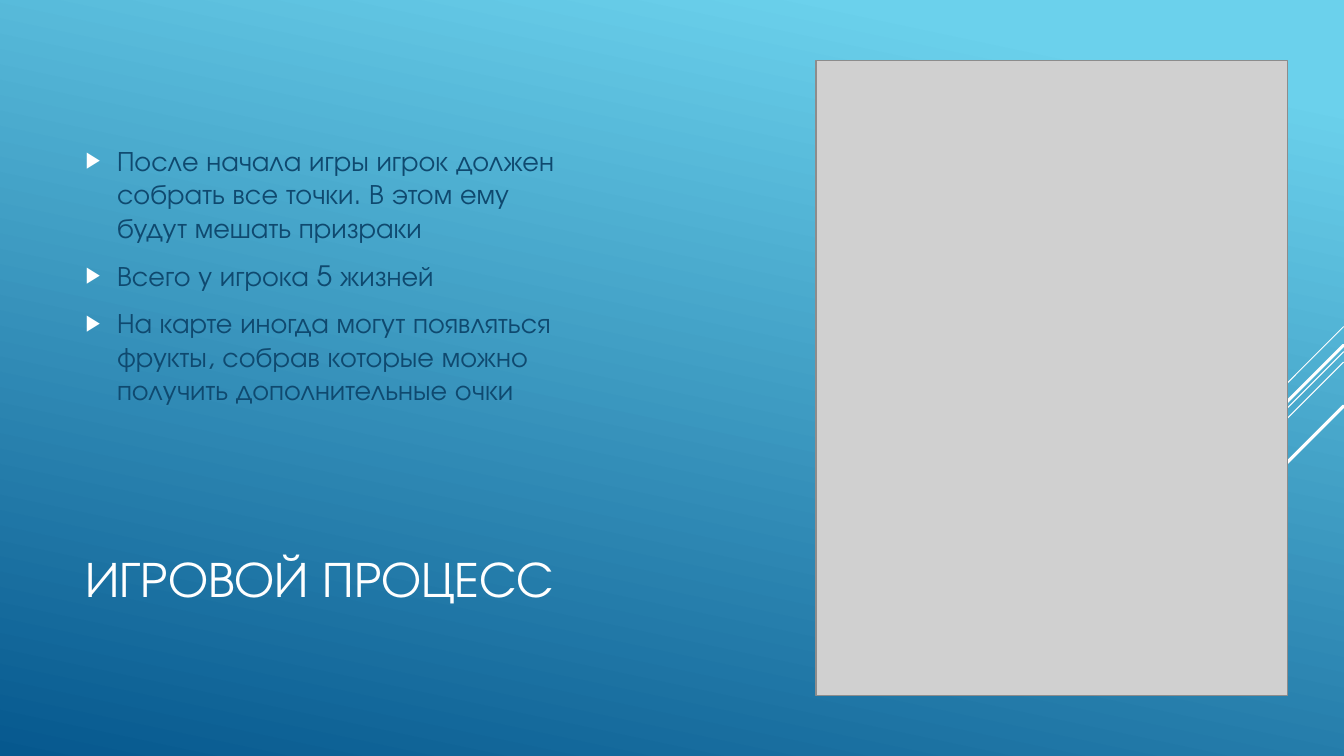
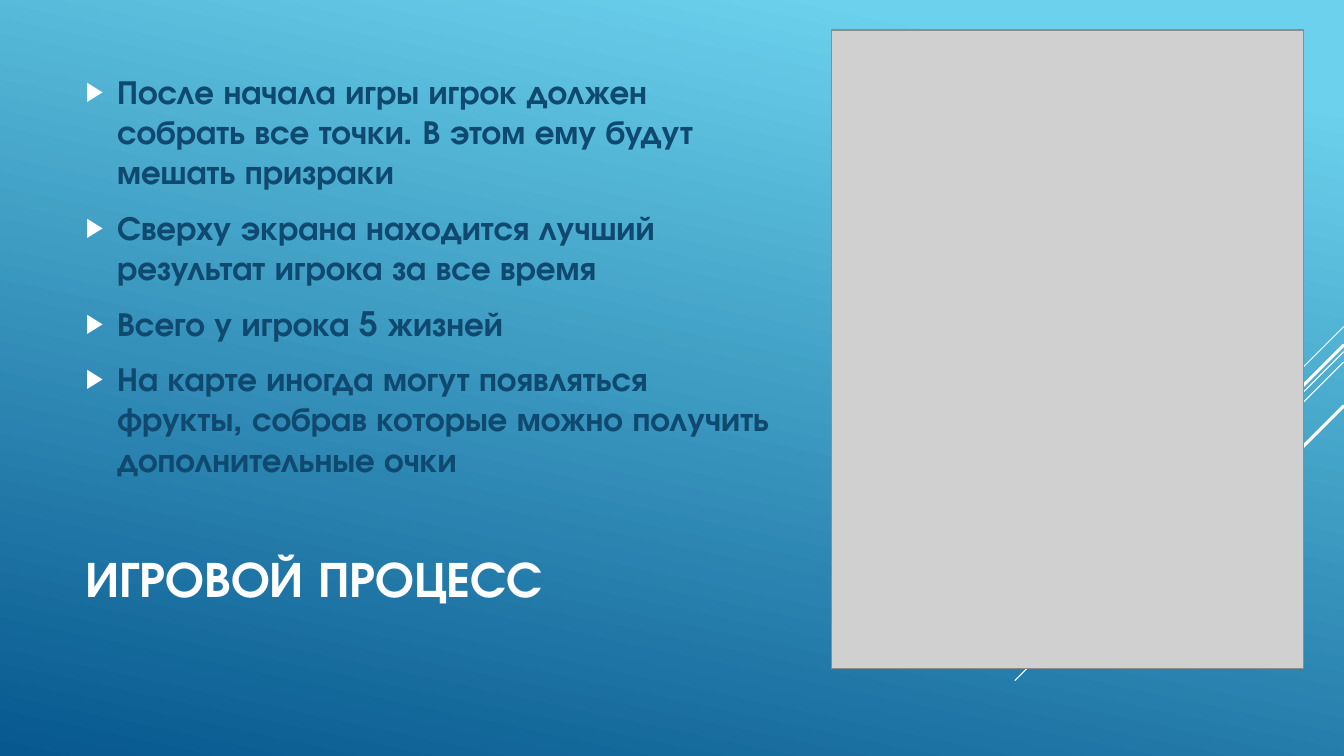
Before and after one commit to ivan-ryaz/PackMan2, a slide deck: slide 4 of Защита/Презентация.pptx. Drawn at 1344x756 pixels with LibreOffice and Linux fonts; fonts in the diff are those of the drawing; grey boxes stand for pictures. Boxes give left, top, right and bottom in pixels: in the first picture for what was removed or moved away, otherwise in the second. Text is boxed around its words. In the diff, an @@ line names an element or a change of style, - is before the commit and + after.

```diff
--- a/Защита/Презентация.pptx
+++ b/Защита/Презентация.pptx
@@ picture: place and size @@
-picture at (817,60,1289,695)
+picture at (832,30,1305,668)
@@ text at (117,81,770,476): size 20 to 24 pt, bold on in "После начала игры игрок должен собрать все ...", "Всего у игрока 5 жизней", "На карте иногда могут появляться фрукты, собрав ..." @@
@@ text at (117,217,655,286): paragraph added @@
+▶ Сверху экрана находится лучший результат игрока за все время
@@ title "ИГРОВОЙ ПРОЦЕСС" at (86,554,542,604): bold on @@
```
Also in this commit, not shown: 3 other slides changed, 2 slides added, 1 slide removed, 1 other file.
